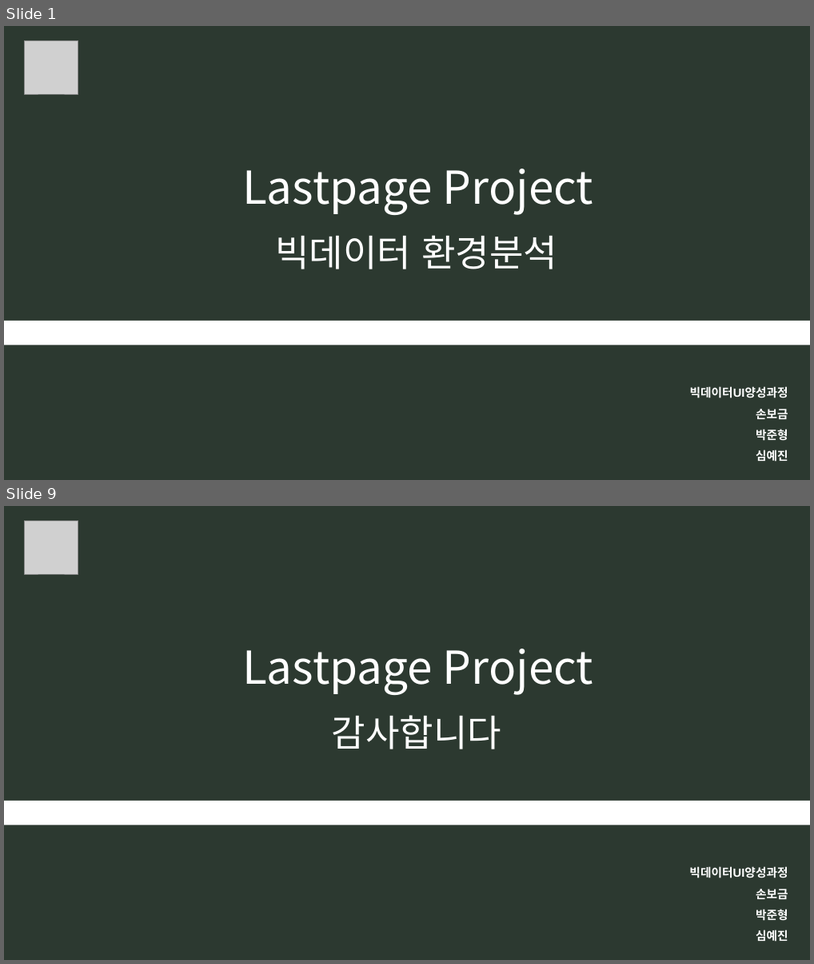
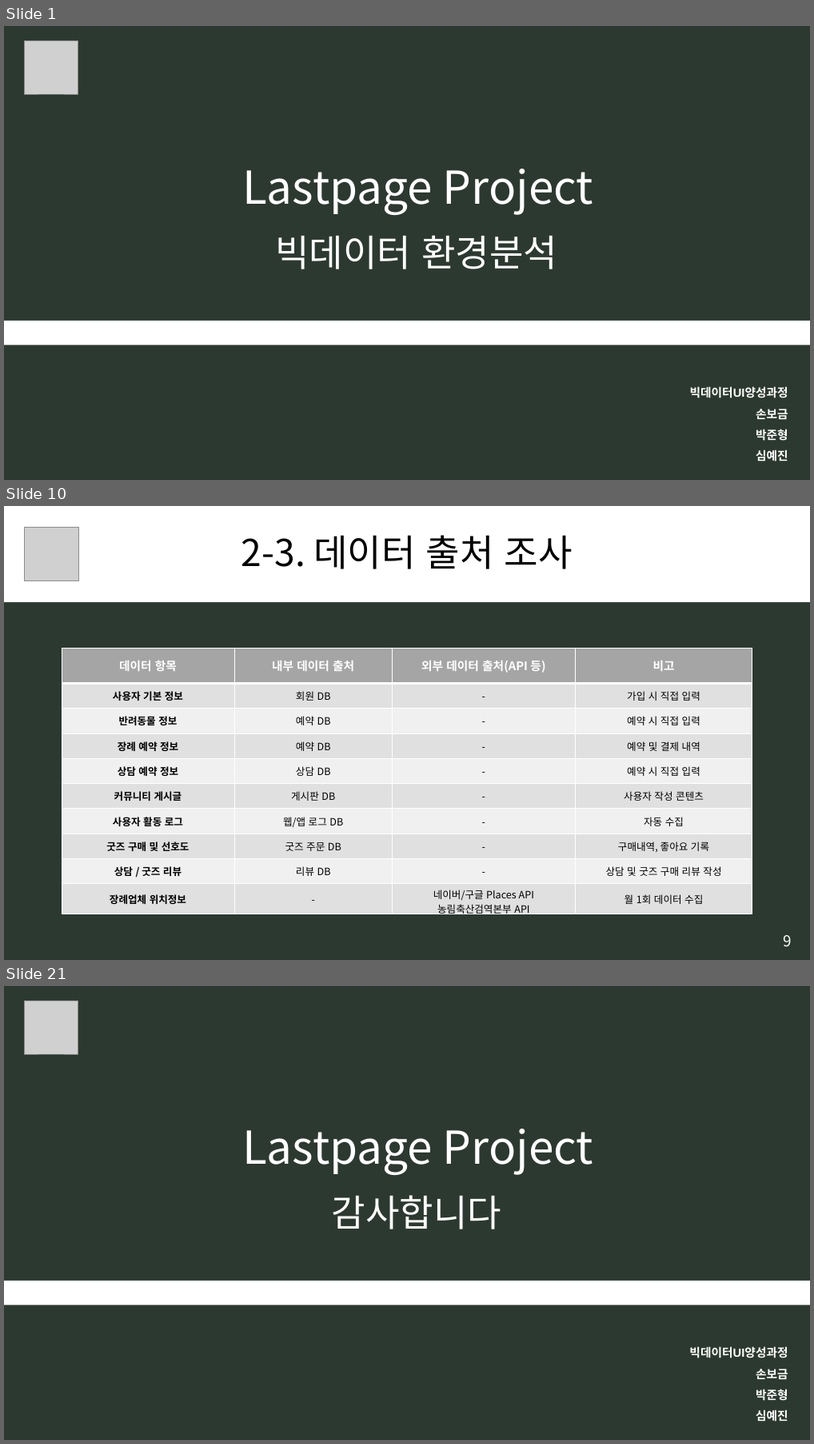
Before and after one commit to B735244/Bigdata_UI_Bogeum, a slide deck: 0. 모듈시험자료/[모듈] 9. 빅데이터 환경분석.pptx. Shown one above the other, each under a label of ours: slides 1 and 9 before the commit, slides 1, 10 and 21 after it; the slides between them are not shown. The pictures are 814x964 and 814x1444 pixels, drawn with LibreOffice and Linux fonts; fonts in the diff are those of the drawing; grey boxes stand for pictures. Boxes give left, top, right and bottom in pixels: in the first picture for what was removed or moved away, otherwise in the second. Text is boxed around its words. In the diff, an @@ line names an element or a change of style, - is before the commit and + after.

```diff
--- a/0. 모듈시험자료/[모듈] 9. 빅데이터 환경분석.pptx
+++ b/0. 모듈시험자료/[모듈] 9. 빅데이터 환경분석.pptx
@@ slide 10 added at (4,506,810,960), background #2C3930 @@
@@ rectangle added at (4,506,810,602), fill #FFFFFF, 44 pt, text #000000 @@
+2-3. 데이터 출처 조사
@@ picture added at (25,527,78,581) @@
@@ table added at (62,648,753,919), 10 rows, 4 columns @@
+데이터 항목 | 내부 데이터 출처 | 외부 데이터 출처(API 등) | 비고
+사용자 기본 정보 | 회원 DB | - | 가입 시 직접 입력
+반려동물 정보 | 예약 DB | - | 예약 시 직접 입력
+장례 예약 정보 | 예약 DB | - | 예약 및 결제 내역
+상담 예약 정보 | 상담 DB | - | 예약 시 직접 입력
+커뮤니티 게시글 | 게시판 DB | - | 사용자 작성 콘텐츠
+사용자 활동 로그 | 웹/앱 로그 DB | - | 자동 수집
+굿즈 구매 및 선호도 | 굿즈 주문 DB | - | 구매내역, 좋아요 기록
+상담 / 굿즈 리뷰 | 리뷰 DB | - | 상담 및 굿즈 구매 리뷰 작성
+장례업체 위치정보 | - | 네이버/구글 Places API / 농림축산검역본부 API | 월 1회 데이터 수집
@@ text added at (784,935,792,946), 18 pt, text #FFFFFF @@
+9
@@ what was slide 9 is now slide 21 @@
```
Also in this commit, not shown: 7 slides changed, 11 other slides added.
